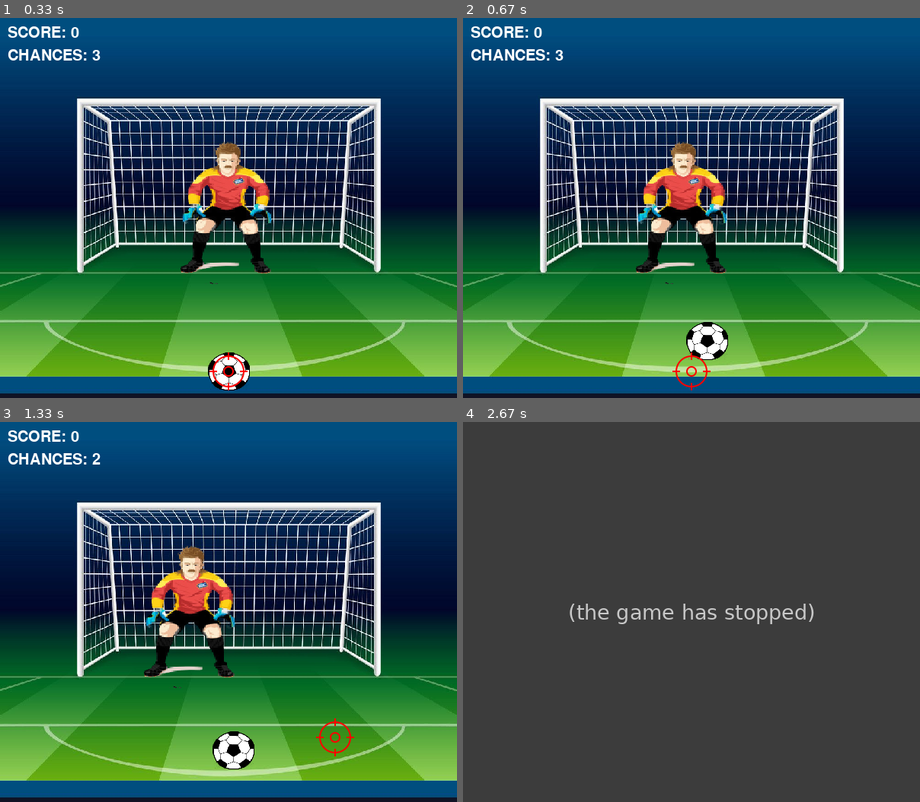
Above: before the commit, frames 1-4 (two rows, left to right).
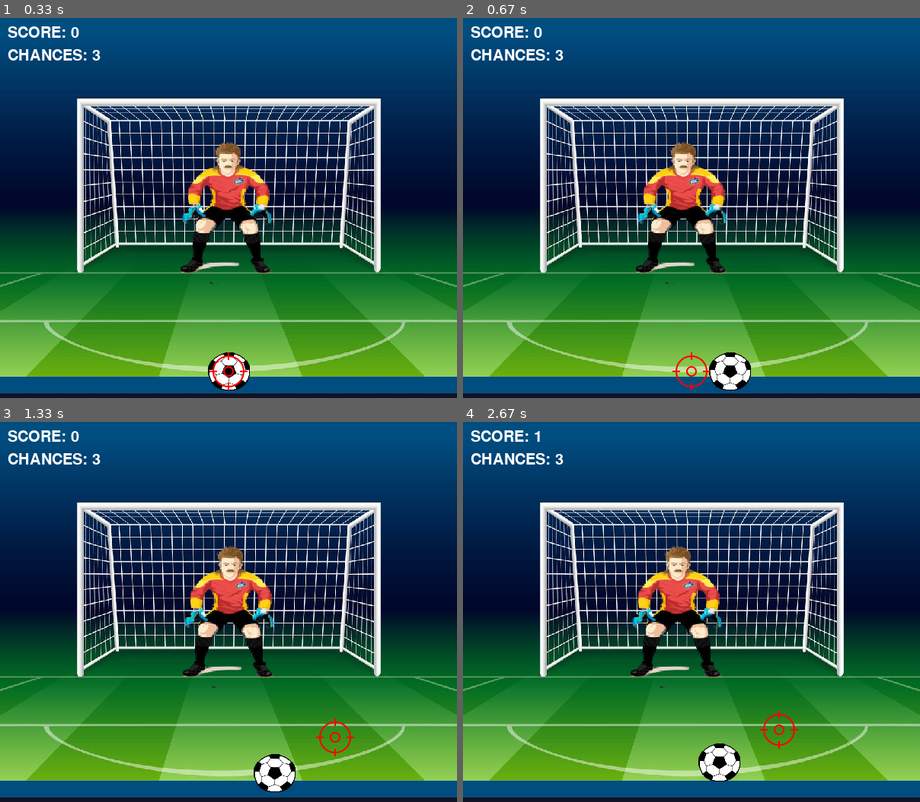
Above: after the commit, the same moments.

Repository: guijakutis/Projeto-pygame
Game: pygame game, started from jogo_de_penalti.py
The game is run twice, just before and just after one commit, with the same random seed, the same clock (stepped at 60 frames per second) and the same inputs.
Inputs:
- Up to frame 1 (0.33 s): no input
- Up to frame 2 (0.67 s): tap Space at 0.33 s
- Up to frame 3 (1.33 s): hold Right 0.67-1.13 s; tap Space at 0.73, 1.03, 1.23 s; hold Up from 1.17 s (still down)
- Up to frame 4 (2.67 s): release Up at 1.47 s; hold Right 1.5-1.97 s; tap Space at 1.57, 1.87, 2.07, 2.37, 2.63 s; hold Left 2-2.53 s; hold Down from 2.57 s (still down)

Frame 1 is identical in both runs. In frame 2, 1.5% of the frame differs, in the area x 48-63%, y 80-98%; in frame 3, 6.9%; in frame 4, 100%, in the area x 0-100%, y 0-100%.
Before the commit the program exited at 2.53 s; later frames show no game.

Commit message:
mira arrumada

Diff:
--- a/jogo_de_penalti.py
+++ b/jogo_de_penalti.py
@@ -181,15 +181,13 @@
                 if event.key == pygame.K_RIGHT:
                     aim.speedx += 10
                 if event.key == pygame.K_SPACE:
-                    if aim.x > 255:
-                        x = aim.x - 600
-                    elif aim.x < 255:
-                        x = 600 - aim.x
-                    elif aim.x == 255:
-                        x = 0
-                    y = (aim.y - 250) / 10
-                    ball.speedx = random.randint(-2, 2)
-                    ball.speedy = random.randint(-6, -4)
+                    dx, dy = aim.rect.x - ball.rect.x, aim.rect.y - ball.rect.y
+                    dist = math.hypot(dx, dy)
+                    dx = dx / dist
+                    dy = dy / dist
+                    #y = 10 - aim.y / 100
+                    ball.speedx = dx * 5
+                    ball.speedy = dy * 5
                     gk.speedx = random.randint(-7, 7)
 
             # Verifica se soltou alguma tecla.
@@ -209,12 +207,12 @@
 
     if state == PLAYING:
         hits = pygame.sprite.spritecollide(gk, all_ball, True)
-        if len(hits) > 0:
+        if len(hits) > 0 or ball.rect.right == WIDTH or ball.rect.left == 0:
             ball.kill()
             lives -= 1
             hits *= 0
             state = MISSING
-        elif ball.rect.top == 150 or ball.rect.right == WIDTH - 86 or ball.rect.left == 50:
+        elif ball.rect.top == 130 or ball.rect.right == WIDTH - 86 or ball.rect.left == 70:
             score += 1
             state = PLAYING
             gk.speedx = 0
@@ -224,10 +222,10 @@
             ball.speedx = 0
             ball.speedy = 0
             ball.rect.centerx = WIDTH / 2
-            ball.rect.centery = HEIGHT - 15
+            ball.rect.centery = HEIGHT - 20
             all_sprites.add(ball)
             all_ball.add(ball)
-        elif ball.rect.top == 170 or ball.rect.right == WIDTH - 95 or ball.rect.left == 80:
+        elif ball.rect.top == 130 or ball.rect.right == WIDTH - 95 or ball.rect.left == 80:
             score += 1
             state = PLAYING
             gk.speedx = 0
@@ -237,7 +235,7 @@
             ball.speedx = 0
             ball.speedy = 0
             ball.rect.centerx = WIDTH / 2
-            ball.rect.centery = HEIGHT - 15
+            ball.rect.centery = HEIGHT - 20
             all_sprites.add(ball)
             all_ball.add(ball)
     elif state == MISSING:
@@ -253,7 +251,7 @@
             ball.speedx = 0
             ball.speedy = 0
             ball.rect.centerx = WIDTH / 2
-            ball.rect.centery = HEIGHT - 15
+            ball.rect.centery = HEIGHT - 20
             all_sprites.add(ball)
             all_ball.add(ball)
 
